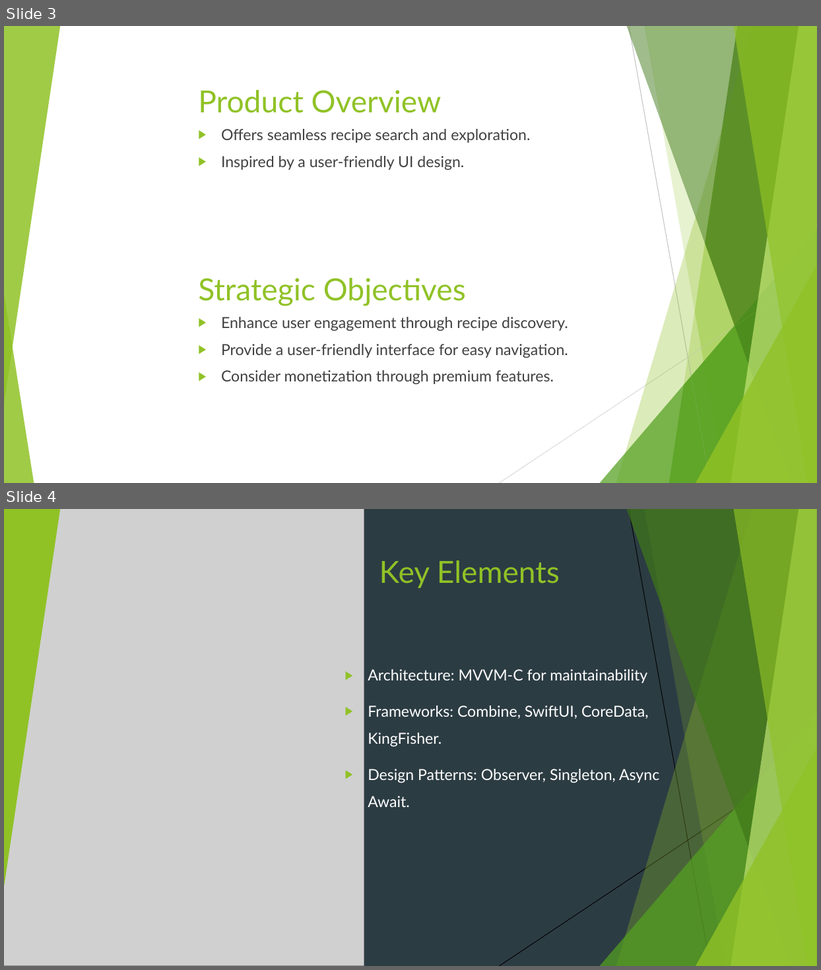
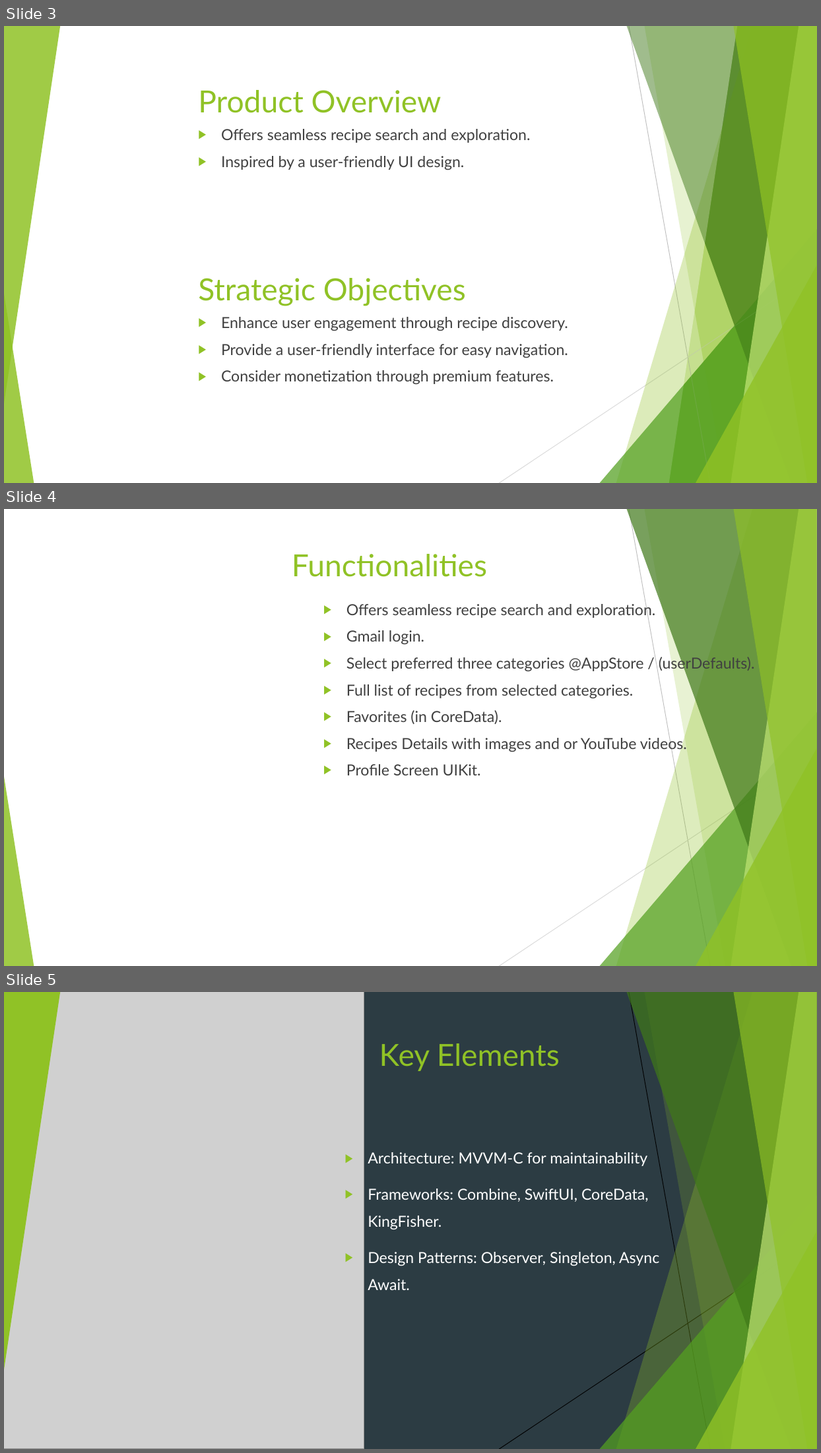
Before and after one commit to adpaladines/Recipes, a slide deck: FlavorPlanetPresentation.pptx. Shown one above the other, each under a label of ours: slides 3 and 4 before the commit, slides 3, 4 and 5 after it. The pictures are 821x970 and 821x1453 pixels, drawn with LibreOffice and Linux fonts; fonts in the diff are those of the drawing; grey boxes stand for pictures; background and template pictures are left out. Boxes give left, top, right and bottom in pixels: in the first picture for what was removed or moved away, otherwise in the second. Text is boxed around its words. In the diff, an @@ line names an element or a change of style, - is before the commit and + after.

```diff
--- a/FlavorPlanetPresentation.pptx
+++ b/FlavorPlanetPresentation.pptx
@@ slide 4 added at (x1=4, y1=509, x2=817, y2=966), background picture (left out); not listed: 8 template elements that a slide beside it also shows @@
@@ line added from (629, 509) to (710, 966), #BFBFBF 0.75 pt @@
@@ title added at (x1=292, y1=554, x2=487, y2=577), 36 pt, text #90C226 @@
+Functionalities
@@ text added at (x1=347, y1=602, x2=755, y2=776), 18 pt, text #404040 @@
+▶ Offers seamless recipe search and exploration.
+▶ Gmail login.
+▶ Select preferred three categories @AppStore / (userDefaults).
+▶ Full list of recipes from selected categories.
+▶ Favorites (in CoreData).
+▶ Recipes Details with images and or YouTube videos.
+▶ Profile Screen UIKit.
@@ line added from (817, 755) to (499, 966), #D9D9D9 0.75 pt @@
@@ what was slide 4 is now slide 5 @@
```
Also in this commit, not shown: 1 slide changed, 1 other slide added, 6 other files.
